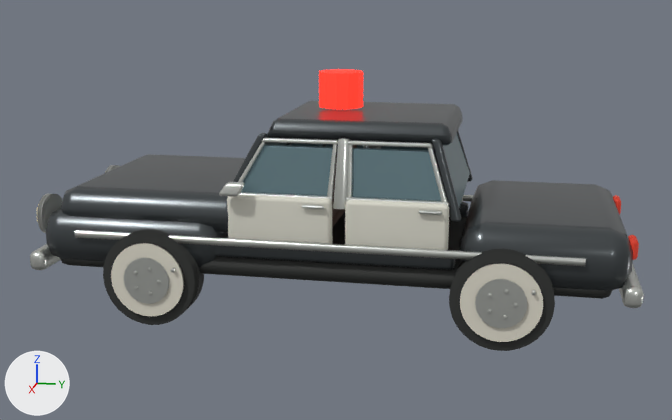
The glTF model public/art/models/police.glb as it was, and as the next commit left it.
One viewpoint serves both versions: a 50 mm camera at (7.36, 1.43, 2.6) aimed at (0.05, -0.03, 0.77). The axes (+X, +Y, +Z) are drawn at lower left. The lights are the same throughout. The picture after the commit comes second. Where no turn or scale is listed for an object, it has been applied to the vertices. Vertices at exactly the same position are counted once.

Names of what the first picture shows: 'bench cushion', 'door skin.002', 'door skin.003', 'door window.002', 'door window.003', 'floor pan', 'front body', 'hubcap.003', 'wheel.002', 'wheel.003', 'whitewall.002', 'whitewall.003', 'windscreen divider' and 8 more.
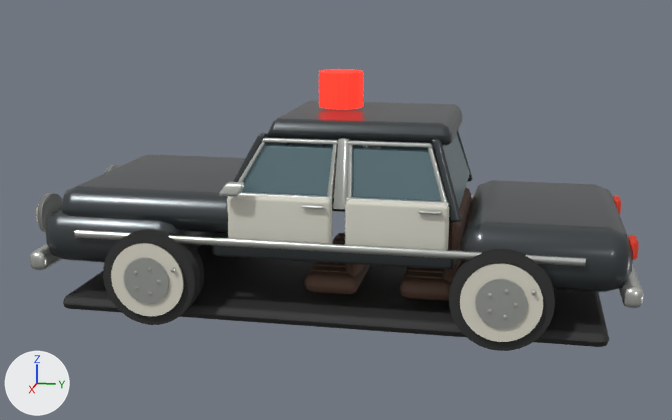
Where the newer file only moved an object's origin or applied its transform, the numbers keep the older frame.

The edits, one by one:
me_cube is used by ob_floor_pan; location (0.0, 0.0, 0.48).
me_cube had 456 vertices, 896 faces and spanned x -0.85..0.85, y -2.12..2.12, z -0.09..0.75.
me_cube now has 456 vertices, 896 faces and spans x -0.85..0.85, y -2.12..2.12, z -0.45..0.75.
me_cube part 1: the loose piece of 56 vertices spanning x -0.85..0.85, y -2.12..2.12, z -0.09..0.09 is scaled about its middle by (1.01, 1, 0.648), then moved by (0.0, 0.0, -0.39).
me_cube_001 has 607 vertices, 1170 faces and spans x -0.9..0.9, y -0.74..3.76, z -0.22..0.95.
me_cube_001 is used by ob_front_body; location (0.0, -1.508, 0.64).
Before the commit, vertices of me_cube_001: 14 (-0.73, 0.57, -0.22), 15 (-0.9, 0.57, -0.05), 16 (-0.73, 0.74, -0.05), 17 (-0.85, 0.57, -0.17), 18 (-0.83, 0.67, -0.15).
Before the commit, vertices of me_cube_001: 19 (-0.85, 0.69, -0.05), 20 (-0.73, 0.69, -0.17), 21 (-0.73, 0.57, 0.22), 22 (-0.73, 0.74, 0.05), 23 (-0.9, 0.57, 0.05).
Before the commit, vertices of me_cube_001: 24 (-0.73, 0.69, 0.17), 25 (-0.83, 0.67, 0.15), 26 (-0.85, 0.69, 0.05), 27 (-0.85, 0.57, 0.17), 42 (0.73, 0.57, -0.22).
Before the commit, vertices of me_cube_001: 43 (0.73, 0.74, -0.05), 44 (0.9, 0.57, -0.05) at pixel (197, 253), 45 (0.73, 0.69, -0.17), 46 (0.83, 0.67, -0.15), 47 (0.85, 0.69, -0.05) at pixel (214, 252).
Before the commit, vertices of me_cube_001: 48 (0.85, 0.57, -0.17) at pixel (199, 267), 49 (0.73, 0.57, 0.22), 50 (0.9, 0.57, 0.05), 51 (0.73, 0.74, 0.05) at pixel (225, 236), 52 (0.85, 0.57, 0.17) at pixel (198, 224).
Before the commit, vertices of me_cube_001: 53 (0.83, 0.67, 0.15) at pixel (211, 226), 54 (0.85, 0.69, 0.05), 55 (0.73, 0.69, 0.17).
Part 2, on me_cube_001:
Vertices 14 to 27, 42 to 55 of me_cube_001 move by (0.0, -0.31, 0.0).
Object 'bench cushion' (ob_bench_cushion) moves from (0.0, -0.225, 0.72) to (0.0, 0.04, 0.32).

Changed parts and their boxes [x1, y1, x2, y2] in the pictures (672 x 420 px; the box of a moved part takes in the faces that stretch with it):
'front body', reshaped
    before: [46, 101, 633, 291]
    after: [46, 101, 633, 292]
'floor pan', reshaped (mostly hidden before)
    before: [60, 144, 613, 299]
    after: [63, 144, 609, 347]
'bench cushion', moved (mostly hidden before)
    before: [332, 145, 357, 228]
    after: [304, 188, 471, 301]
part 1 of me_cube, moved or reshaped
    before: [60, 212, 613, 299]
    after: [63, 246, 609, 347]
part 2 of me_cube_001, moved or reshaped
    before: [57, 213, 228, 267]
    after: [57, 213, 216, 263]
